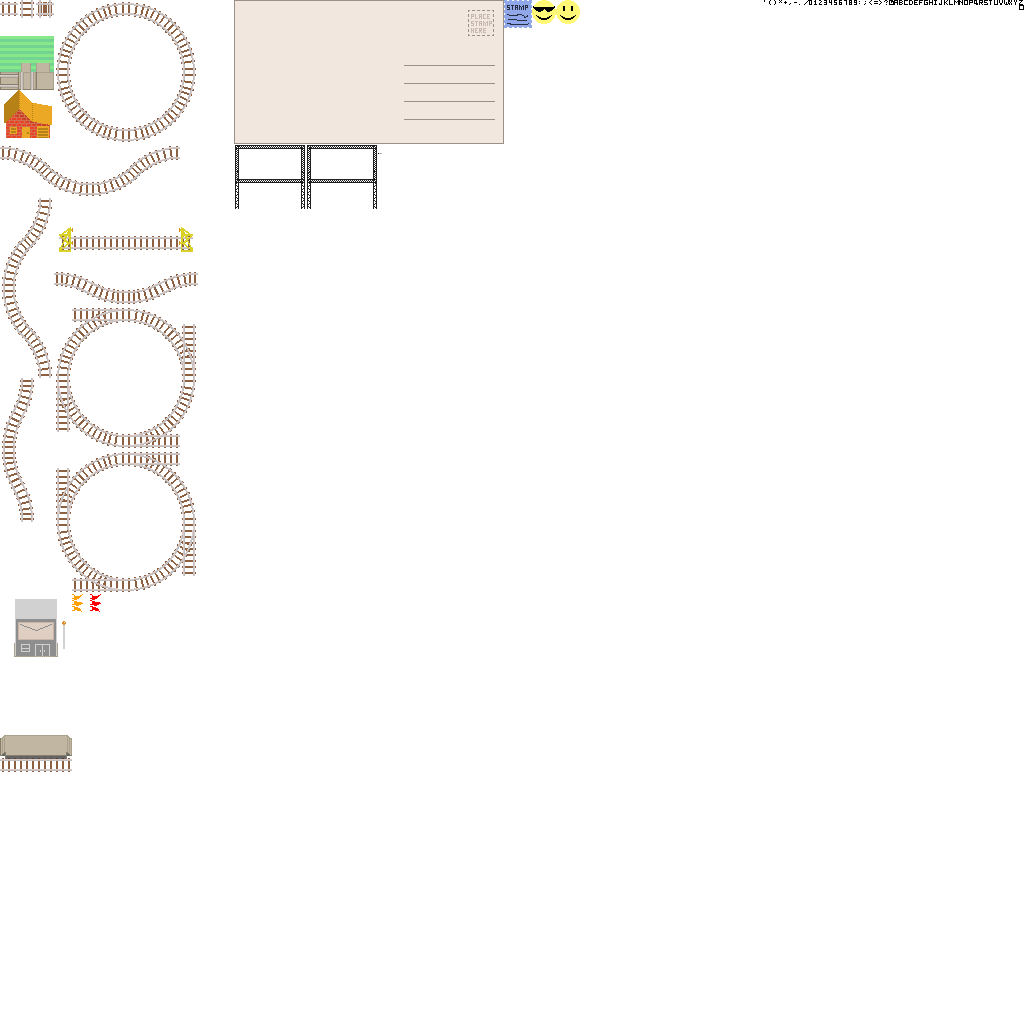
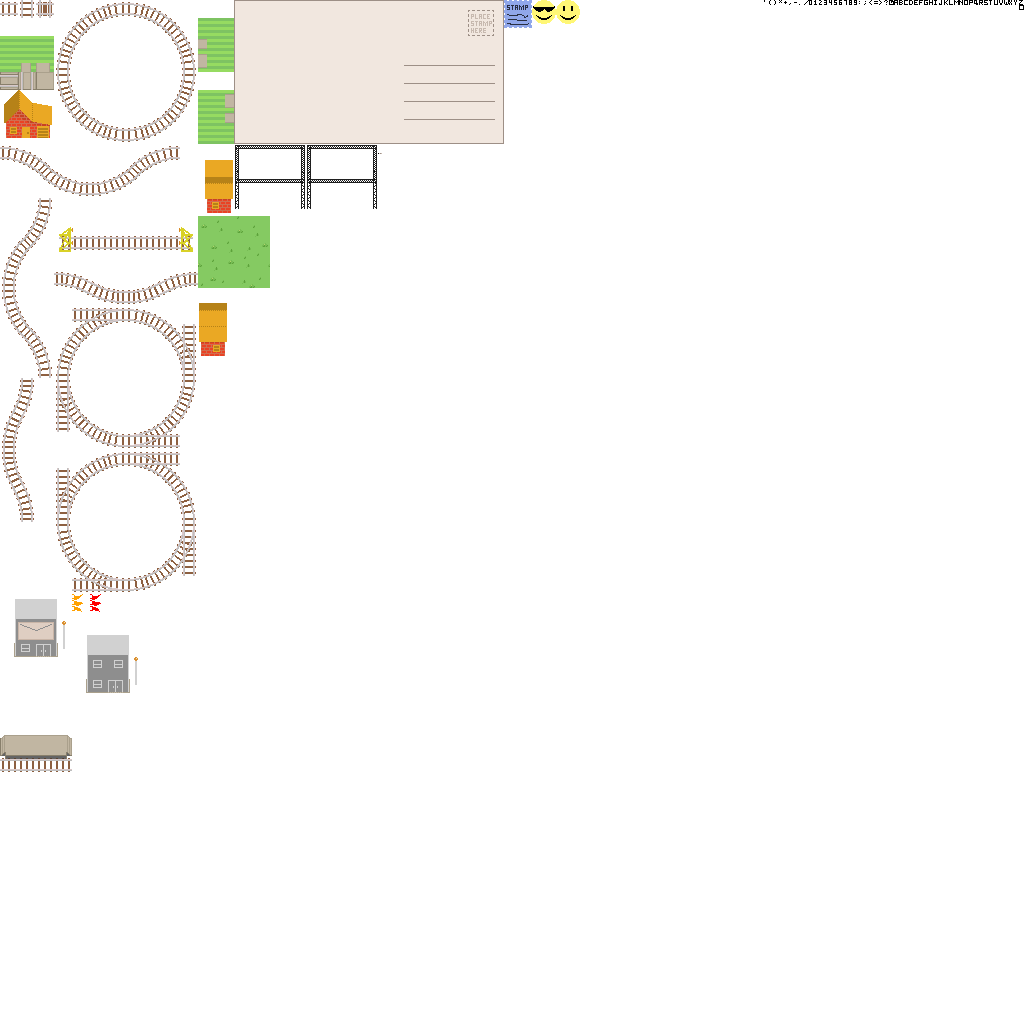
Before/after of a (1024, 1024) layered artwork. What changed in the layer stack:
added layer "Layer" (31%) above "base.png" over [198, 216, 270, 288]
painted on "base.png" over [0, 18, 270, 693]
